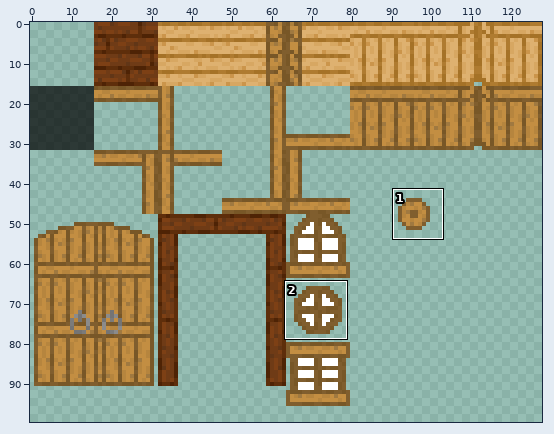
Sprite sheet, stored at Assets/Game/Sprites/Tilesets/House/house.png. Above: a wide view before the commit, with the close-up outlined.
Close-up. Before:
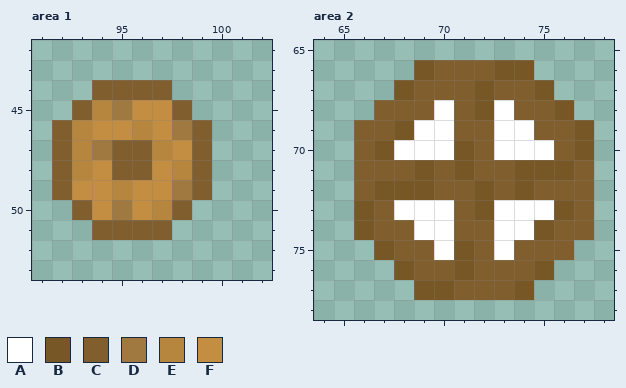
The file is 128x128 pixels. Colours within 5 levels of each other are drawn and written as one. Shown: area 1: x 91..102, y 42..53; area 2: x 64..78, y 65..78. The wide view leaves out empty margins. The commit also changed other parts of the picture, which this record leaves out.
Palette (. is transparent): A #ffffff  B #785727  C #805e2e  D #a07940  E #b6853e  F #c38e42
Pixels before, area 1, first column x 92:
44 ..CCCC..
45 .CEDFFC.
46 CEFFEFDC
47 CEDCCEFC
48 CEFCCFEC
49 CFFEFFDC
50 .CFDFEC.
51 ..CCCC..
Pixels before, area 2, first column x 66:
66 ...BCCCBB...
67 ..BCCCBCCB..
68 .CCCACBACCB.
69 CCBAACCAACCB
70 CBAAABCAAACB
71 CCCBCBCCBBBC
72 CBBBCCBCBCCC
73 BCAAACBAAABC
74 BCCAACCAABCC
75 .BCCABCACCC.
76 ..BCCBCCCB..
77 ...BBCCCB...
Now the later version:
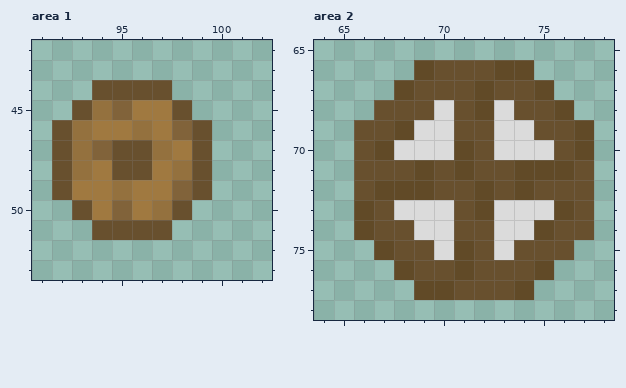
Difference:
colour A: #ffffff -> #dbdbdb
colour B: #785727 -> #614a27
colour C: #805e2e -> #68502e
colour D: #a07940 -> #81633a
colour E: #b6853e -> #94713e
colour F: #c38e42 -> #a07940
Where, in picture pixels (left, top, right, bottom), the same in both close-ups:
changed: (52, 80, 212, 240)
changed: (354, 60, 594, 300)
